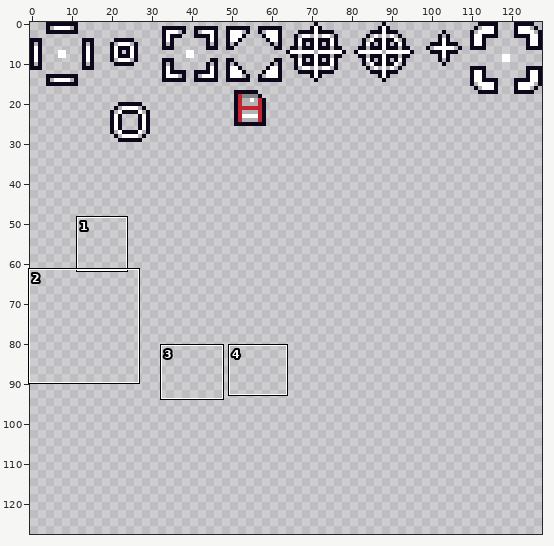
Two states of a pixel-art file, BurningKnight/Content/Animations/ui.ase. Above: a wide view before the commit, with the close-up outlined.
Close-up. Before the commit:
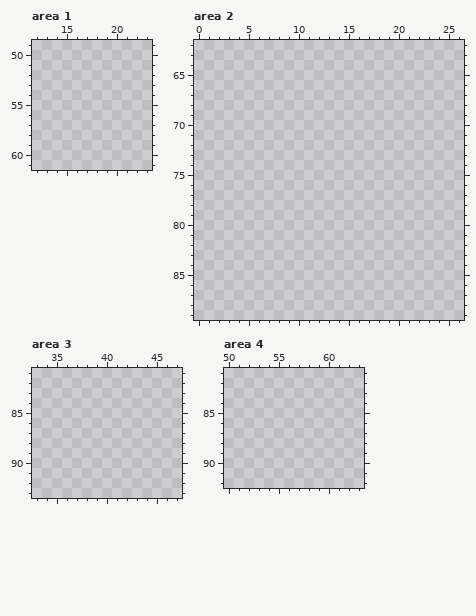
128x128 pixels, 1 frame. Shown: area 1: x 12..23, y 49..61; area 2: x 0..26, y 62..89; area 3: x 33..47, y 81..93; area 4: x 50..63, y 81..92. The commit also changed other parts of the picture, which this record leaves out.
After the commit:
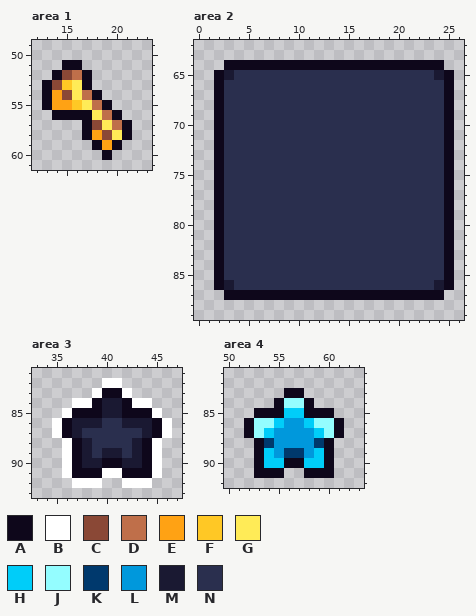
Palette (. is transparent): A #0e071b  B #ffffff  C #8a4836  D #bf6f4a  E #ffa214  F #ffc825  G #ffeb57  H #00cdf9  J #94fdff  K #00396d  L #0098dc  M #1a1932  N #2a2f4e
Edits made:
Changed rows in their new state; - is an unchanged pixel.
Area 1:
first column x 13:
51 --AA-----
52 -ACDA----
53 ACFGA----
54 AECGDA---
55 AEEFGDA--
56 -AAAAGDA-
57 ----ACGDA
58 ----AECGA
59 -----AEA-
60 ------A--
Area 2:
first column x 2:
64 -AAAAAAAAAAAAAAAAAAAAAA-
65 AMNNNNNNNNNNNNNNNNNNNNMA
66 ANNNNNNNNNNNNNNNNNNNNNNA
67 ANNNNNNNNNNNNNNNNNNNNNNA
68 ANNNNNNNNNNNNNNNNNNNNNNA
69 ANNNNNNNNNNNNNNNNNNNNNNA
70 ANNNNNNNNNNNNNNNNNNNNNNA
71 ANNNNNNNNNNNNNNNNNNNNNNA
72 ANNNNNNNNNNNNNNNNNNNNNNA
73 ANNNNNNNNNNNNNNNNNNNNNNA
74 ANNNNNNNNNNNNNNNNNNNNNNA
75 ANNNNNNNNNNNNNNNNNNNNNNA
76 ANNNNNNNNNNNNNNNNNNNNNNA
77 ANNNNNNNNNNNNNNNNNNNNNNA
78 ANNNNNNNNNNNNNNNNNNNNNNA
79 ANNNNNNNNNNNNNNNNNNNNNNA
80 ANNNNNNNNNNNNNNNNNNNNNNA
81 ANNNNNNNNNNNNNNNNNNNNNNA
82 ANNNNNNNNNNNNNNNNNNNNNNA
83 ANNNNNNNNNNNNNNNNNNNNNNA
84 ANNNNNNNNNNNNNNNNNNNNNNA
85 ANNNNNNNNNNNNNNNNNNNNNNA
86 AMNNNNNNNNNNNNNNNNNNNNMA
87 -AAAAAAAAAAAAAAAAAAAAAA-
Area 3:
first column x 35:
82 -----BB-----
83 ----BAAB----
84 --BBAMMABB--
85 -BAAAMMAAAB-
86 BAMMMNNMMMAB
87 BAMNNNNNNMAB
88 -BAMNNNNMAB-
89 -BAMNMMNMAB-
90 -BAMMAAMMAB-
91 -BAAABBAAAB-
92 --BBB--BBB--
Area 4:
first column x 52:
83 ----AA----
84 ---AJJA---
85 -AAAHHAAA-
86 AJJHLLHJJA
87 AJHLLLLHJA
88 -AKLLLLKA-
89 -AHLKKLHA-
90 -AHHAAHHA-
91 -AAA--AAA-
Boxes around the changes in both close-ups, in picture pixels (x1, y1, x2, y2):
added: (42, 60, 132, 160)
added: (214, 60, 454, 300)
added: (52, 378, 172, 488)
added: (244, 388, 344, 478)
